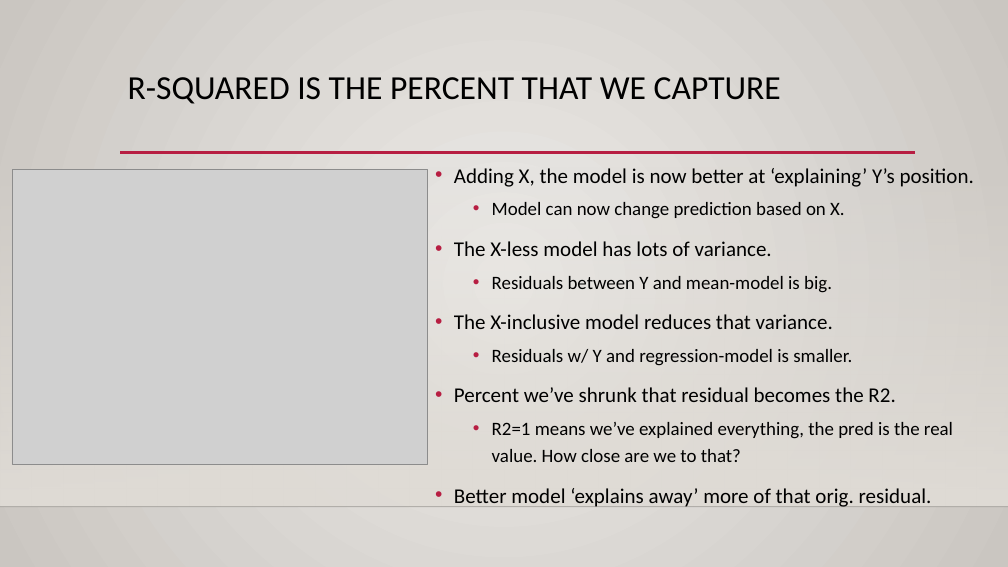
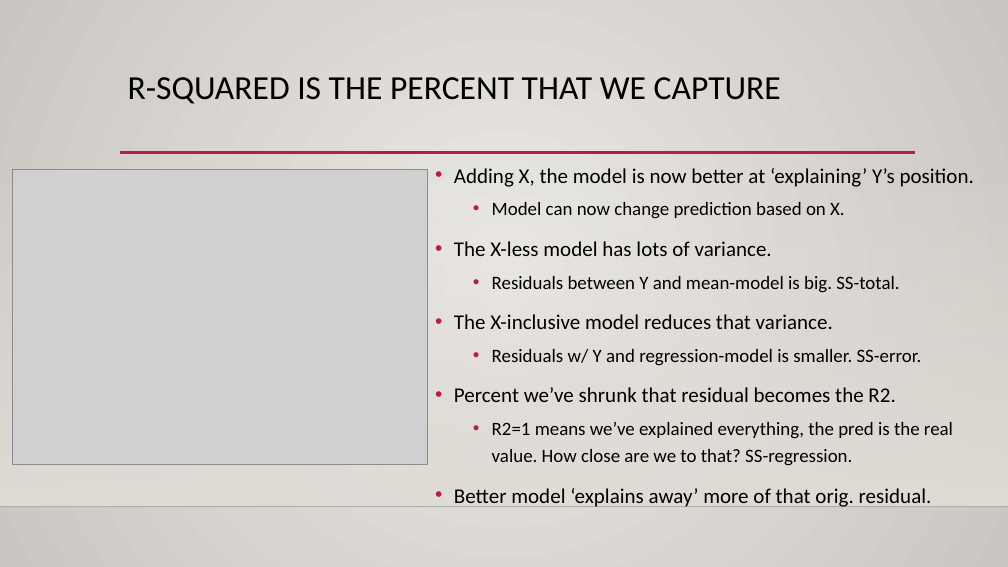
Before and after one commit to AkeemSemperDataScience/Basic_Stats_in_Python_Student_Repository, a slide deck: slide 9 of reference_material/slides/022_encoding.pptx (slide 7 before the commit). Drawn at 1008x567 pixels with LibreOffice and Linux fonts; fonts in the diff are those of the drawing; grey boxes stand for pictures; background and template pictures are left out. Boxes give left, top, right and bottom in pixels: in the first picture for what was removed or moved away, otherwise in the second. Text is boxed around its words. In the diff, an @@ line names an element or a change of style, - is before the commit and + after.

```diff
--- a/reference_material/slides/022_encoding.pptx
+++ b/reference_material/slides/022_encoding.pptx
@@ text at [492,276,899,293]: text changed @@
-  • Residuals between Y and mean-model is big.
+  • Residuals between Y and mean-model is big. SS-total.
@@ text at [492,349,922,366]: text changed @@
-  • Residuals w/ Y and regression-model is smaller.
+  • Residuals w/ Y and regression-model is smaller. SS-error.
@@ text at [492,422,953,466]: text changed @@
-  • R2=1 means we’ve explained everything, the pred is the real value. How close are we to that?
+  • R2=1 means we’ve explained everything, the pred is the real value. How close are we to that? SS-regression.
```
Also in this commit, not shown: 10 other slides changed, 5 slides added, 22 other files.
